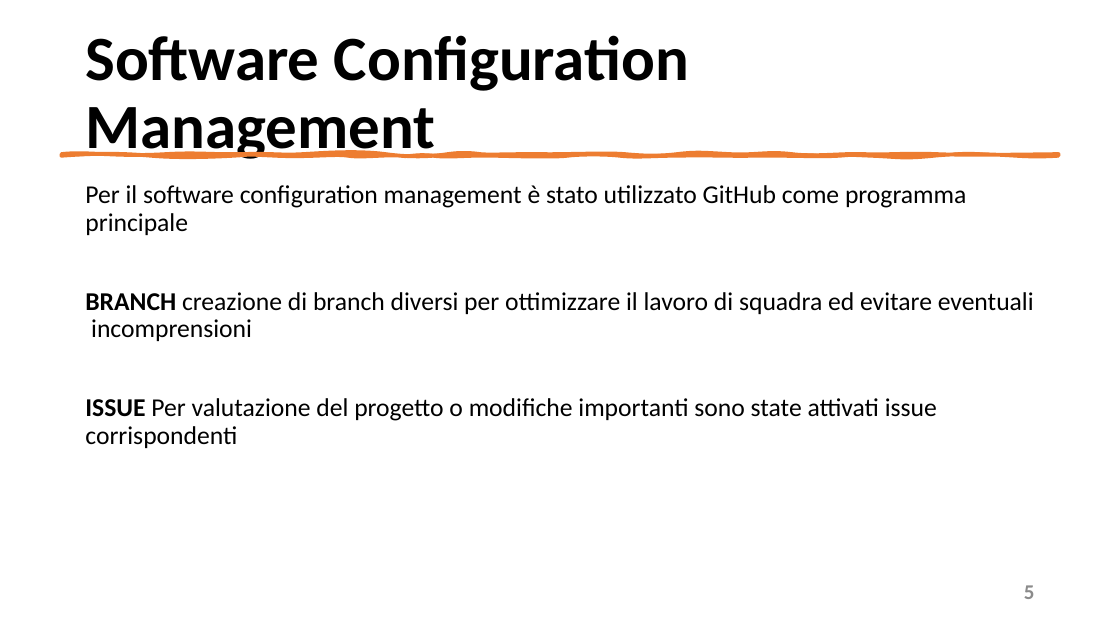
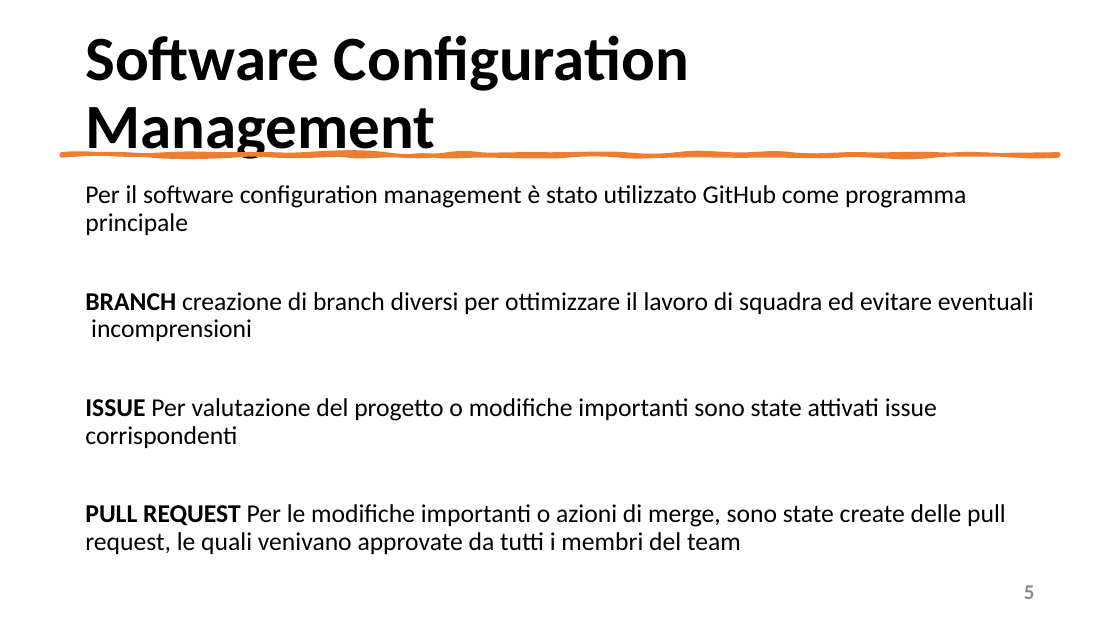
Before and after one commit to mangilimatteo/Progetto_Ingegneria_Software_Cattaneo_Mangili_Saini, a slide deck: slide 5 of Presentazione_Progetto.pptx. Drawn at 1120x630 pixels with LibreOffice and Linux fonts; fonts in the diff are those of the drawing. Boxes give left, top, right and bottom in pixels: in the first picture for what was removed or moved away, otherwise in the second. Text is boxed around its words. In the diff, an @@ line names an element or a change of style, - is before the commit and + after.

```diff
--- a/Presentazione_Progetto.pptx
+++ b/Presentazione_Progetto.pptx
@@ text at bbox=[85, 504, 1006, 554]: paragraph added @@
+PULL REQUEST Per le modifiche importanti o azioni di merge, sono state create delle pull request, le quali venivano approvate da tutti i membri del team
```
Also in this commit, not shown: 4 other slides changed.
